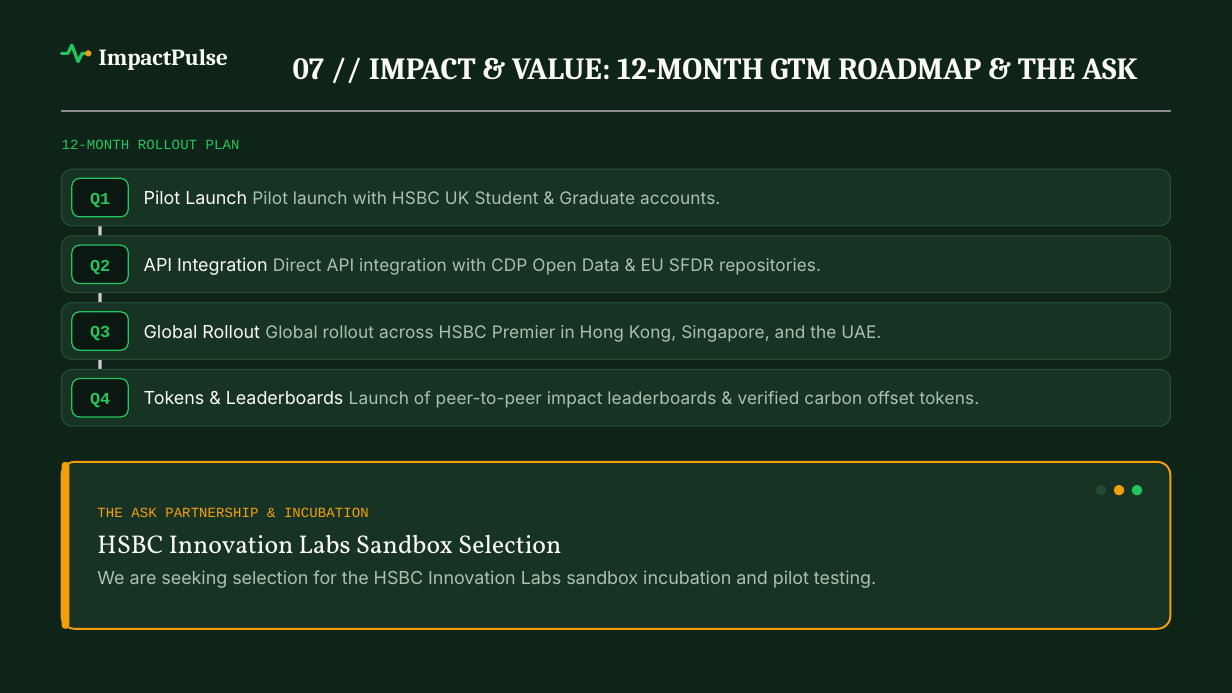
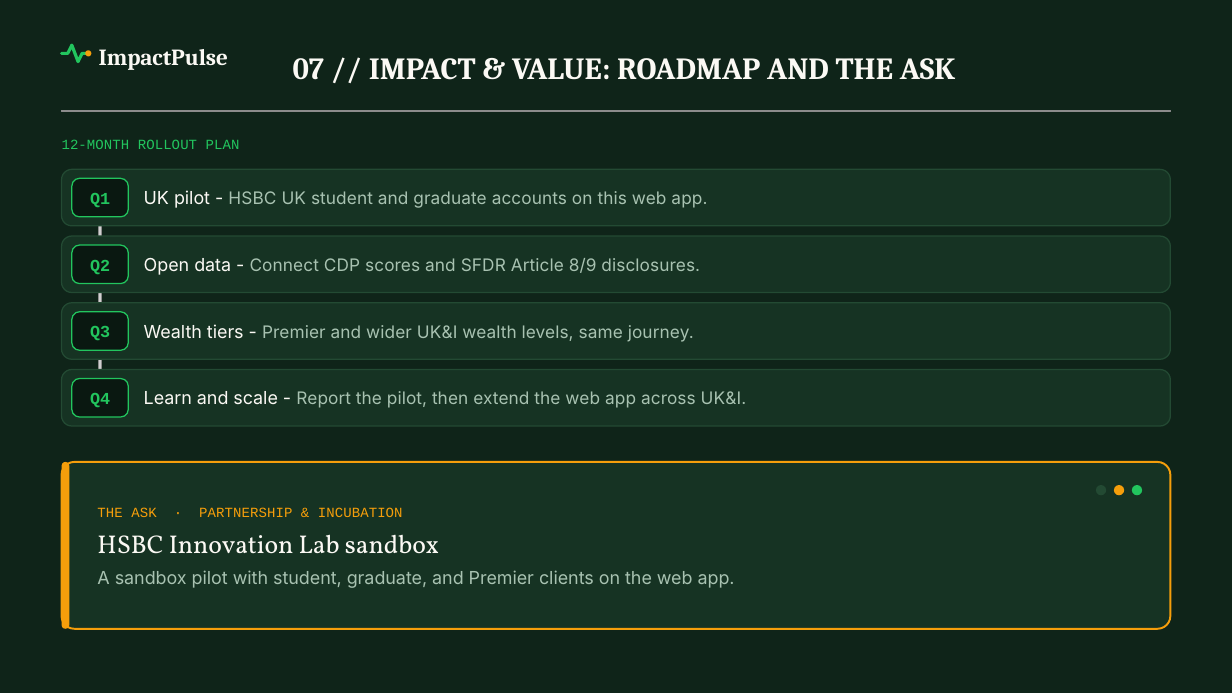
Before and after one commit to Siva-Subramaniam-DS/TCS-Project, a slide deck: slide 11 of ImpactPulse_TCS_Submission_12Slides.pptx. Drawn at 1232x693 pixels with LibreOffice and Linux fonts; fonts in the diff are those of the drawing; grey boxes stand for pictures; background and template pictures are left out. Boxes give left, top, right and bottom in pixels: in the first picture for what was removed or moved away, otherwise in the second. Text is boxed around its words. In the diff, an @@ line names an element or a change of style, - is before the commit and + after.

Commit message:
fix(deck): achieve 100% compliance across TCS Guidelines, HSBC Challenge Statement, and Judging Criteria

```diff
--- a/ImpactPulse_TCS_Submission_12Slides.pptx
+++ b/ImpactPulse_TCS_Submission_12Slides.pptx
@@ text at <box>293,58,956,80</box>: text changed @@
-07 // IMPACT & VALUE: 12-MONTH GTM ROADMAP & THE ASK
+07 // IMPACT & VALUE: ROADMAP AND THE ASK
@@ text at <box>144,190,707,208</box>: text changed @@
-Pilot Launch Pilot launch with HSBC UK Student & Graduate accounts.
+UK pilot - HSBC UK student and graduate accounts on this web app.
@@ text at <box>144,258,700,275</box>: text changed @@
-API Integration Direct API integration with CDP Open Data & EU SFDR repositories.
+Open data - Connect CDP scores and SFDR Article 8/9 disclosures.
@@ text at <box>144,324,694,342</box>: text changed @@
-Global Rollout Global rollout across HSBC Premier in Hong Kong, Singapore, and the UAE.
+Wealth tiers - Premier and wider UK&I wealth levels, same journey.
@@ text at <box>144,391,746,408</box>: text changed @@
-Tokens & Leaderboards Launch of peer-to-peer impact leaderboards & verified carbon offset tokens.
+Learn and scale - Report the pilot, then extend the web app across UK&I.
@@ text at <box>97,507,735,588</box>: text changed @@
-THE ASK PARTNERSHIP & INCUBATION
-HSBC Innovation Labs Sandbox Selection
-We are seeking selection for the HSBC Innovation Labs sandbox incubation and pilot testing.
+THE ASK · PARTNERSHIP & INCUBATION
+HSBC Innovation Lab sandbox
+A sandbox pilot with student, graduate, and Premier clients on the web app.
```
Also in this commit, not shown: 11 other slides changed, 1 other file.
